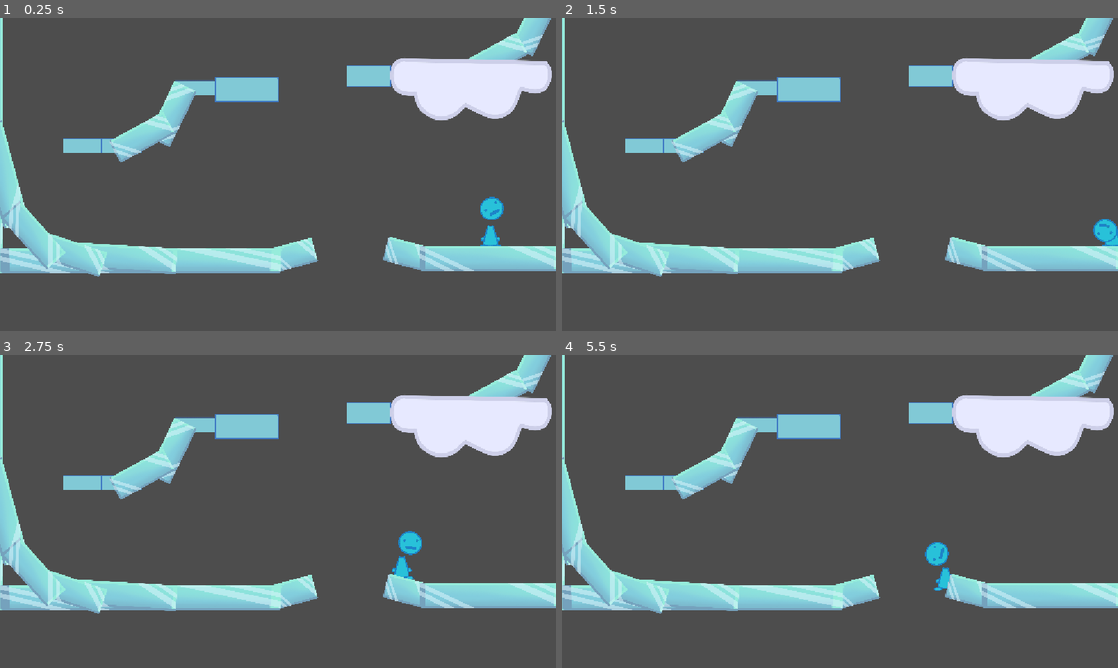
Above: before the commit, frames 1-4 (two rows, left to right).
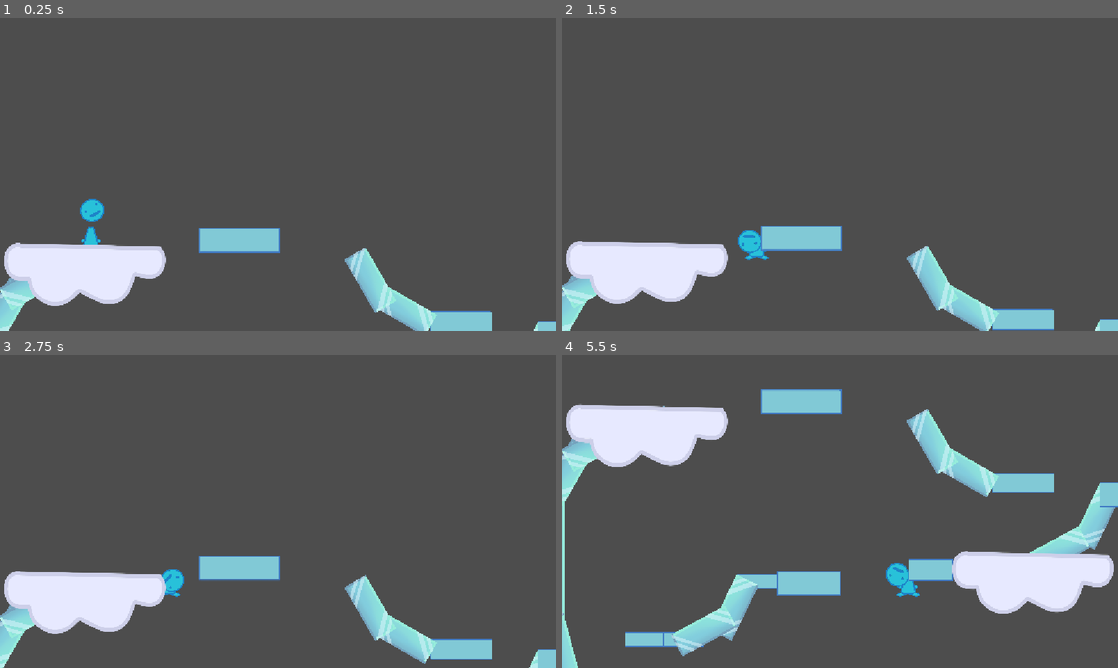
Above: after the commit, the same moments.

Repository: average4136/head-over-heels-game
Game: Godot game, scene res://Scenes/Level scenes/ice_section.tscn
Same seed, same stepped clock (60 frames per second), same inputs: the game is played once before the commit and once after it. This scene is started directly instead of the project's main scene.
Inputs:
- Up to frame 1 (0.25 s): no input
- Up to frame 2 (1.5 s): tap Enter (ui_accept) at 0.5 s; hold D (move_right) from 0.53 s (still down); tap Space (jump) at 0.77 s
- Up to frame 3 (2.75 s): tap Space (jump) at 1.52 s; tap Enter (ui_accept) at 2 s; release D (move_right) at 2.03 s; hold A (move_left) from 2.03 s (still down)
- Up to frame 4 (5.5 s): release A (move_left) at 2.78 s; hold D (move_right) 2.78-4.28 s; tap Space (jump) at 3.02, 3.77, 4.52 s; hold A (move_left) 4.28-5.03 s; hold D (move_right) from 5.03 s (still down)

The runs differ from the first frame. In frame 1, 24% of the frame differs, in the area x 0-100%, y 0-100%; in frame 2, 24%; in frame 3, 24%; in frame 4, 33%.

Commit message:
ice level ready to be decorated

Diff:
--- a/Scenes/Level scenes/ice_section.tscn
+++ b/Scenes/Level scenes/ice_section.tscn
@@ -4,7 +4,6 @@
 [ext_resource type="PackedScene" uid="uid://bxxdsh4xifwoa" path="res://Scenes/Entities/Guy.tscn" id="2_7d2j5"]
 [ext_resource type="PackedScene" uid="uid://0djhqq0lcepc" path="res://Scenes/Objects/cloud_block.tscn" id="3_7d2j5"]
 [ext_resource type="PackedScene" uid="uid://dqyftoe55durm" path="res://Scenes/Objects/ice_block.tscn" id="4_k0s5y"]
-[ext_resource type="PackedScene" uid="uid://bqg68mukgpldk" path="res://Scenes/Objects/stone_platform.tscn" id="4_oskd4"]
 
 [sub_resource type="WorldBoundaryShape2D" id="WorldBoundaryShape2D_k0s5y"]
 
@@ -27,7 +26,7 @@
 shape = SubResource("WorldBoundaryShape2D_oskd4")
 
 [node name="Guy" parent="." unique_id=1796156875 instance=ExtResource("2_7d2j5")]
-position = Vector2(880, -16)
+position = Vector2(-776, -1392)
 
 [node name="StaticBody2D" parent="." unique_id=1447629716 instance=ExtResource("4_k0s5y")]
 position = Vector2(479.99997, 15.999993)
@@ -67,10 +66,6 @@
 [node name="StaticBody2D5" parent="." unique_id=1982382064 instance=ExtResource("4_k0s5y")]
 position = Vector2(1032, -856.00006)
 rotation = -1.118756
-
-[node name="Stone platform4" parent="." unique_id=107939614 instance=ExtResource("4_oskd4")]
-position = Vector2(1080, -1064)
-scale = Vector2(0.5, 0.5)
 
 [node name="StaticBody2D6" parent="." unique_id=100221925 instance=ExtResource("4_k0s5y")]
 position = Vector2(832, -743.99994)
@@ -161,3 +156,10 @@
 [node name="StaticBody2D12" parent="." unique_id=728208068 instance=ExtResource("4_k0s5y")]
 position = Vector2(344.00003, -1304.0001)
 rotation = 1.0471976
+
+[node name="Blue_block8" parent="." unique_id=1732477621 instance=ExtResource("1_i0ptw")]
+position = Vector2(1208, -1016)
+
+[node name="Blue_block9" parent="." unique_id=1151197475 instance=ExtResource("1_i0ptw")]
+position = Vector2(-160, -1400)
+scale = Vector2(1.2800019, 1)
